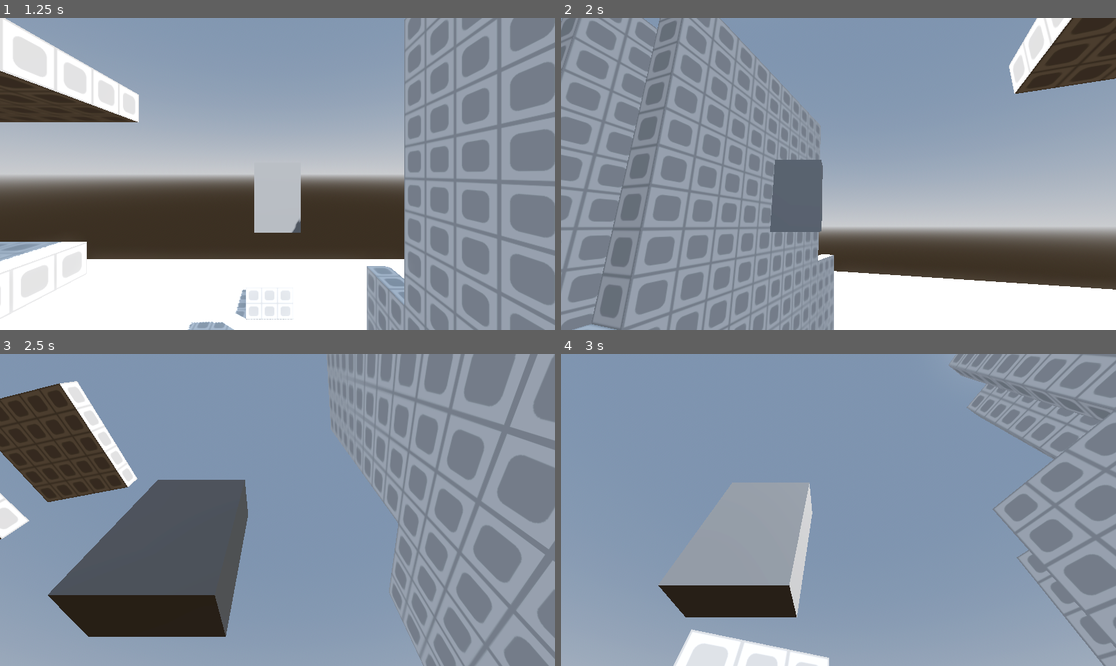
Above: before the commit, frames 1-4 (two rows, left to right).
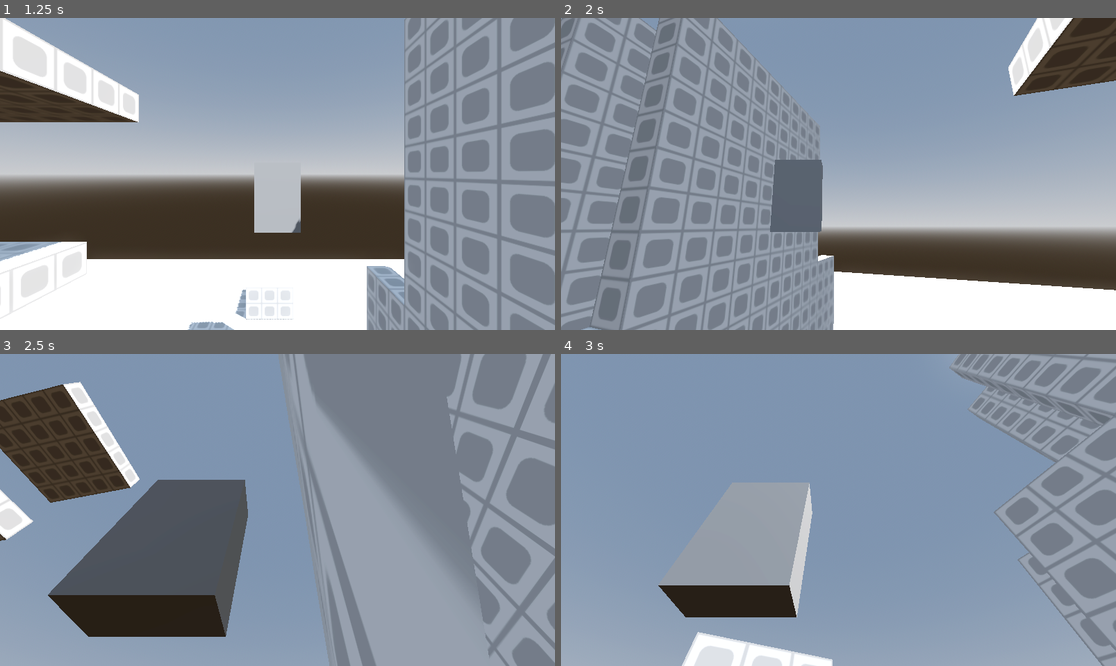
Above: after the commit, the same moments.

Repository: Natelytle/jomolith
Game: Godot game, scene res://Scenes/main.tscn
The game is run twice, just before and just after one commit, with the same random seed, the same clock (stepped at 60 frames per second) and the same inputs.
Inputs (mouse positions are in pixels of both pictures, inside the frame that each line leads up to):
- Up to frame 1 (1.25 s): move the mouse to (249, 236) at 0.52 s; hold W (forward) from 0.53 s (still down); hold Right mouse button (right_click) from 0.53 s (still down); tap Space (jump) at 0.77 s
- Up to frame 2 (2 s): keep holding W (forward); move the mouse to (1005, 220) at 1.27 s; release Right mouse button (right_click) at 1.28 s; tap Shift (shift_lock) at 1.35 s; tap Space (jump) at 1.52 s
- Up to frame 3 (2.5 s): keep holding W (forward); move the mouse to (233, 506) at 2.02 s; tap Mouse wheel up (zoom_in) at 2.1 s
- Up to frame 4 (3 s): move the mouse to (844, 510) at 2.77 s; release W (forward) at 2.78 s; hold A (left) from 2.78 s (still down); tap Mouse wheel down (zoom_out) at 2.85 s

Frame 1 is identical in both runs. In frame 2, 6.9% of the frame differs, in the area x 0-100%, y 0-100%; in frame 3, 18%; in frame 4, 6.1%.

Commit message:
Add support for lodging

Diff:
--- a/Scripts/player.gd
+++ b/Scripts/player.gd
@@ -86,12 +86,8 @@
 
 	if not mouse_locked:
 		rotate_to_direction(direction)
-
-
-func _integrate_forces(state: PhysicsDirectBodyState3D) -> void:
-	# Handle turning with shift-lock
-	if mouse_locked:
-		rotation.y = camera.rotation.y
+	else:
+		snap_to_camera(direction)
 
 
 func accelerate(target: Vector3, accel: float) -> void:
@@ -111,3 +107,15 @@
 		angular_velocity = baseNode.transform.basis.y * torque * 10
 	else:
 		angular_velocity = Vector3.UP * 0
+
+func snap_to_camera(direction: Vector3) -> void:
+	var camera_rotation = (baseNode.transform.basis.rotated(Vector3.UP, camera.rotation.y) * Vector3(0, 0, -1)).normalized()
+
+	var difference = (-transform.basis.z).signed_angle_to(camera_rotation, Vector3.UP)
+
+	rotation.y = camera.rotation.y
+
+	if direction:
+		angular_velocity = baseNode.transform.basis.y * difference * 40
+	else:
+		angular_velocity = baseNode.transform.basis.y * 0
